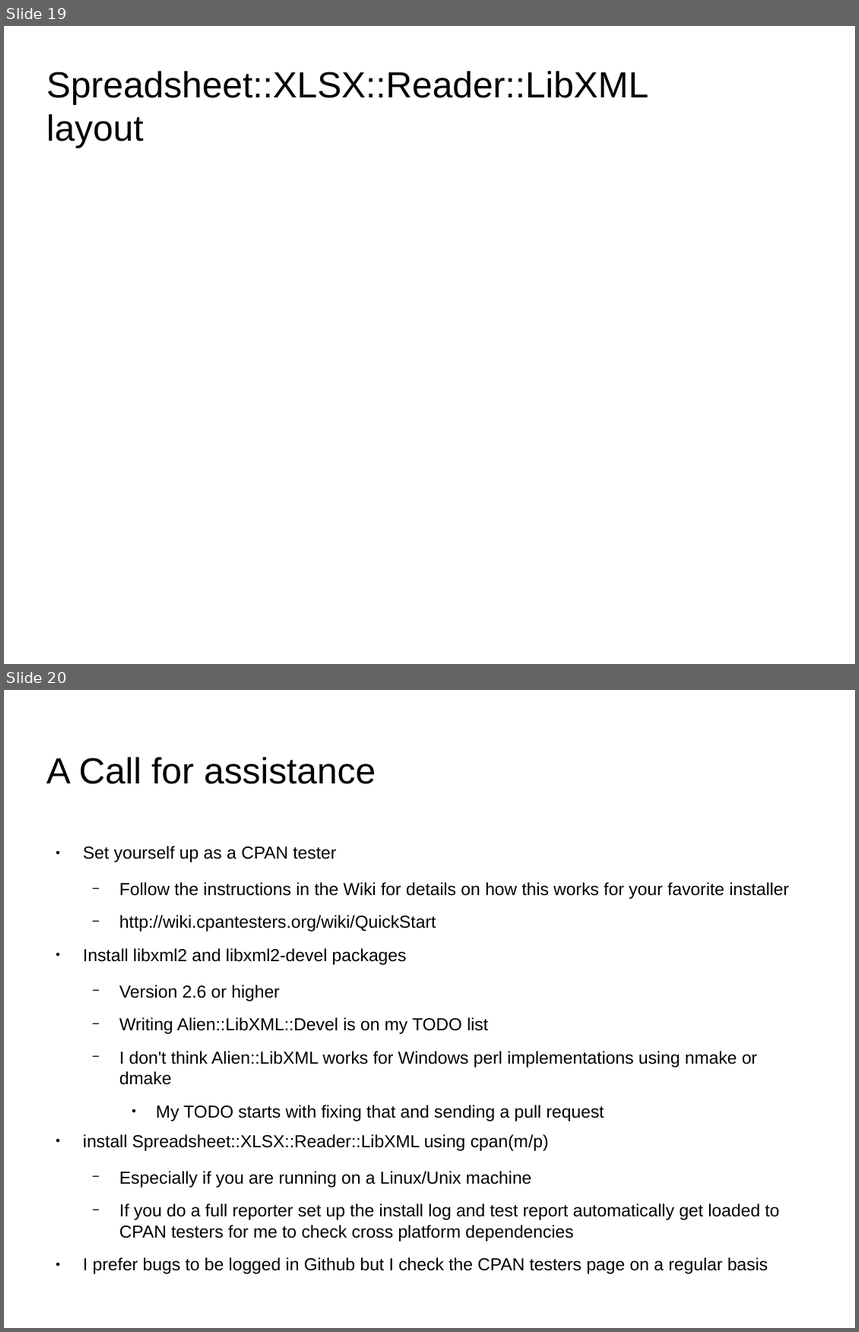
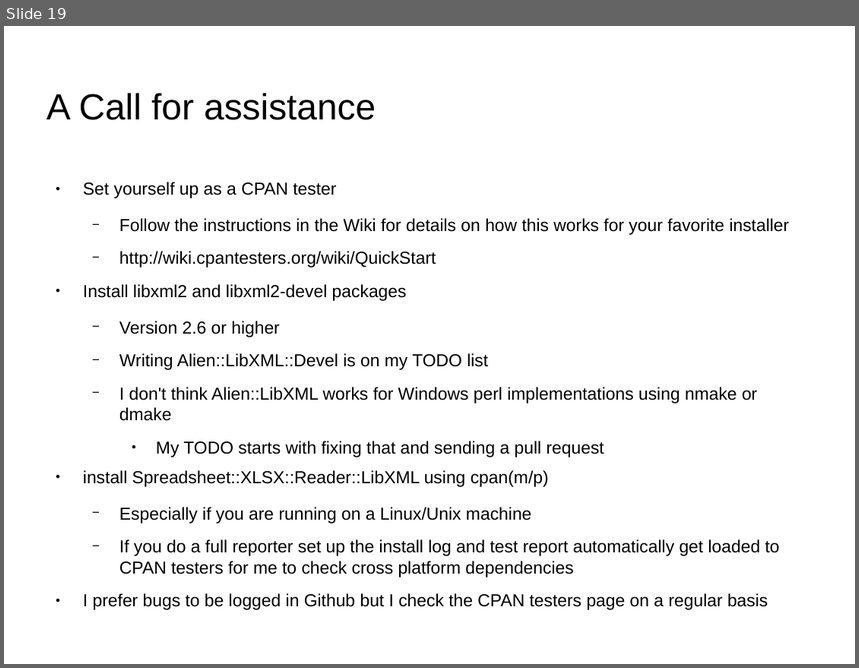
Before and after one commit to jandrew/Spreadsheet-XLSX-Reader-LibXML, a slide deck: Presentation/SVPerlTalk.odp. Shown one above the other, each under a label of ours: slides 19 and 20 before the commit, slide 19 after it. The pictures are 859x1332 and 859x668 pixels, drawn with LibreOffice and Linux fonts; fonts in the diff are those of the drawing; background and template pictures are left out. Boxes give left, top, right and bottom in pixels: in the first picture for what was removed or moved away, otherwise in the second. Text is boxed around its words. In the diff, an @@ line names an element or a change of style, - is before the commit and + after.

```diff
--- a/Presentation/SVPerlTalk.odp
+++ b/Presentation/SVPerlTalk.odp
@@ slide 19 removed at [4, 26, 855, 664], background picture (left out) @@
@@ title removed at [47, 71, 648, 148] @@
-Spreadsheet::XLSX::Reader::LibXML layout
@@ what was slide 20 is now slide 19 @@
```
Also in this commit, not shown: 10 slides changed, 4 slides added, 4 other slides removed, 47 other files.
